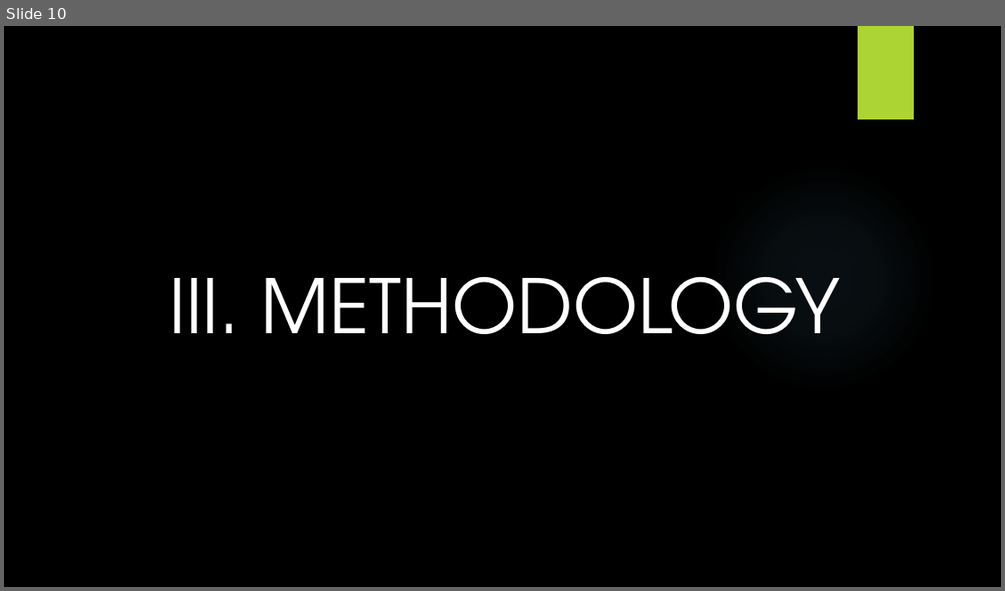
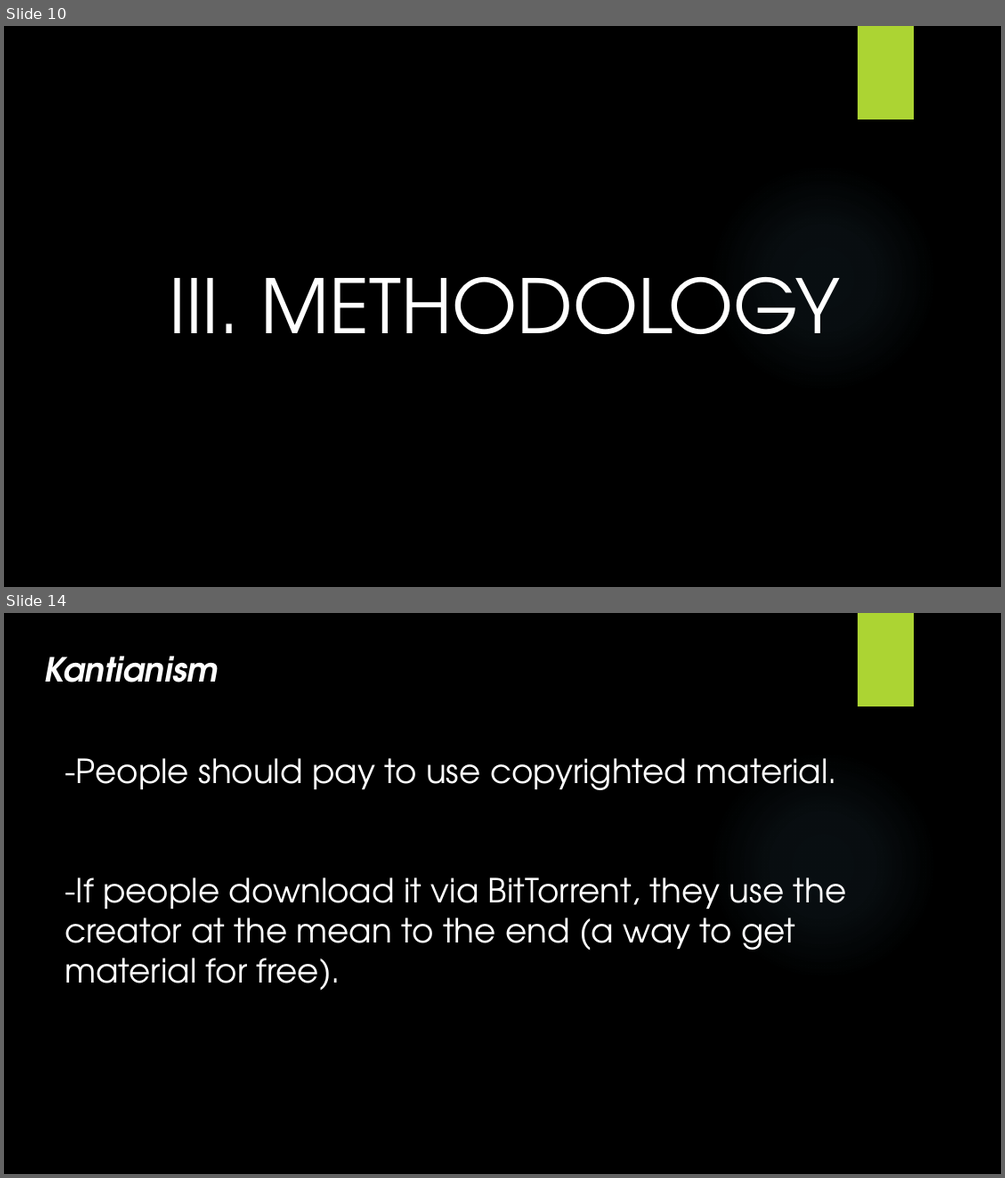
Before and after one commit to ttpro1995/ethics_final_latex, a slide deck: 1351040_1351030.pptx. Shown one above the other, each under a label of ours: slide 10 before the commit, slides 10 and 14 after it; the slides between them are not shown. The pictures are 1005x591 and 1005x1178 pixels, drawn with LibreOffice and Linux fonts; fonts in the diff are those of the drawing; background and template pictures are left out. Boxes give left, top, right and bottom in pixels: in the first picture for what was removed or moved away, otherwise in the second. Text is boxed around its words. In the diff, an @@ line names an element or a change of style, - is before the commit and + after.

```diff
--- a/1351040_1351030.pptx
+++ b/1351040_1351030.pptx
@@ slide 14 added at (4,613,1001,1174), background picture (left out); not listed: 2 template elements that a slide beside it also shows @@
@@ text added at (44,656,218,682), 32 pt, text #FFFFFF, bold, italic @@
+Kantianism
@@ text added at (65,758,847,989), 32 pt, text #FFFFFF @@
+-People should pay to use copyrighted material.
+-If people download it via BitTorrent, they use the creator at the mean to the end (a way to get material for free).
```
Also in this commit, not shown: 1 slide changed, 6 other slides added, 1 slide removed, 8 other files.
